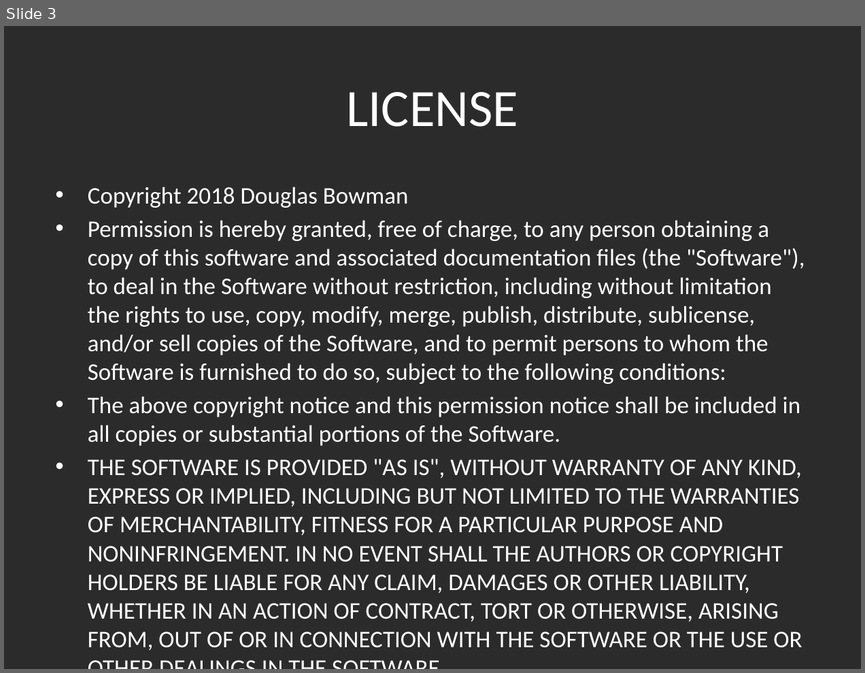
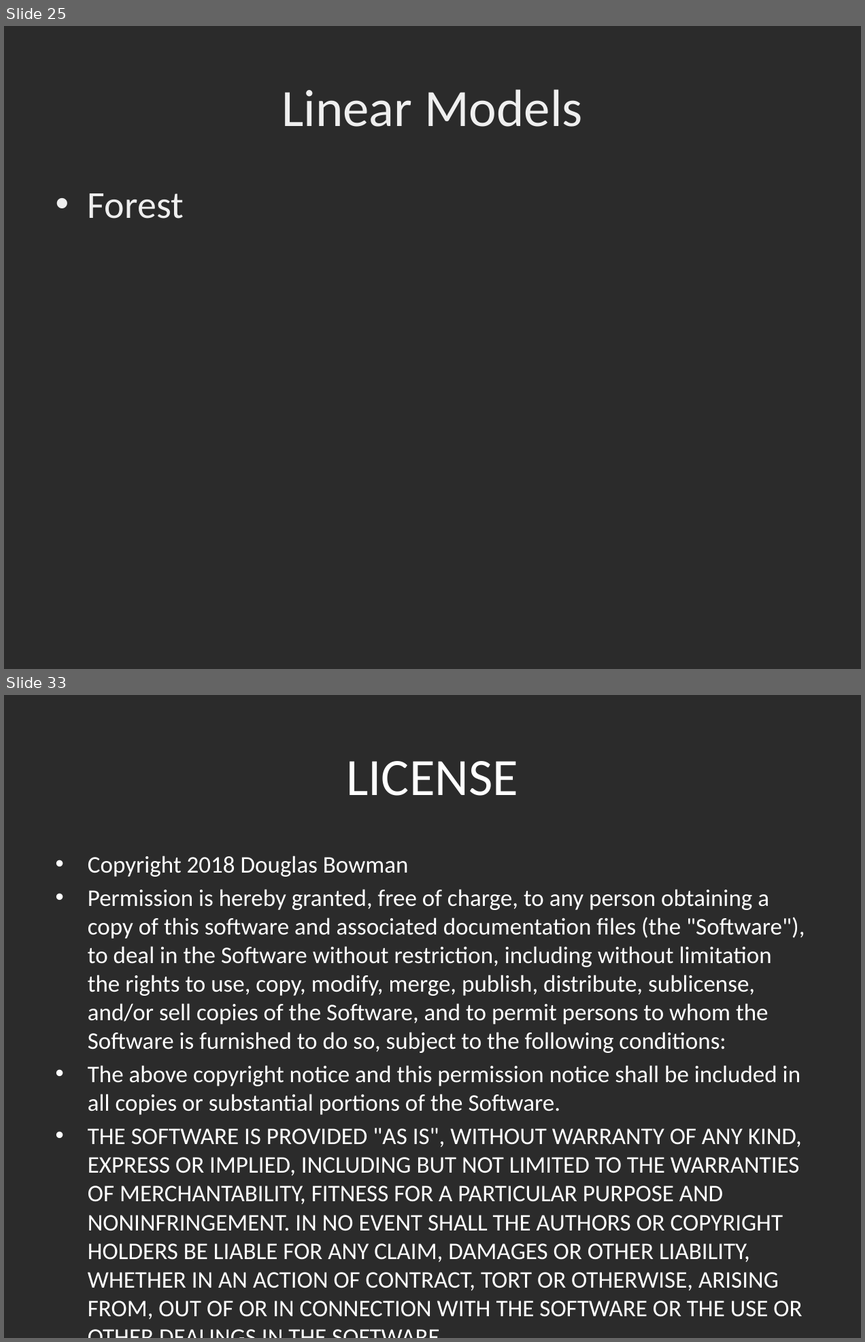
Before and after one commit to dbowmans46/PracticalProgramming, a slide deck: Session 7 - Python/Instructional Material/Session 7 - Python Brief Intro to Machine Learning with Scikit Learn.pptx. Shown one above the other, each under a label of ours: slide 3 before the commit, slides 25 and 33 after it; the slides between them are not shown. The pictures are 865x673 and 865x1342 pixels, drawn with LibreOffice and Linux fonts; fonts in the diff are those of the drawing; background and template pictures are left out; a plain dark background stands for a picture behind light text. Boxes give left, top, right and bottom in pixels: in the first picture for what was removed or moved away, otherwise in the second. Text is boxed around its words. In the diff, an @@ line names an element or a change of style, - is before the commit and + after.

```diff
--- a/Session 7 - Python/Instructional Material/Session 7 - Python Brief Intro to Machine Learning with Scikit Learn.pptx
+++ b/Session 7 - Python/Instructional Material/Session 7 - Python Brief Intro to Machine Learning with Scikit Learn.pptx
@@ slide 25 added at (x1=4, y1=26, x2=861, y2=669), background picture (left out) @@
@@ title added at (x1=281, y1=89, x2=583, y2=127), 44 pt, text #EFEFEF @@
+Linear Models
@@ text added at (x1=88, y1=193, x2=184, y2=218), 32 pt, text #EFEFEF @@
+• Forest
@@ what was slide 3 is now slide 33 @@
```
Also in this commit, not shown: 1 slide changed, 29 other slides added, 1 other file.
